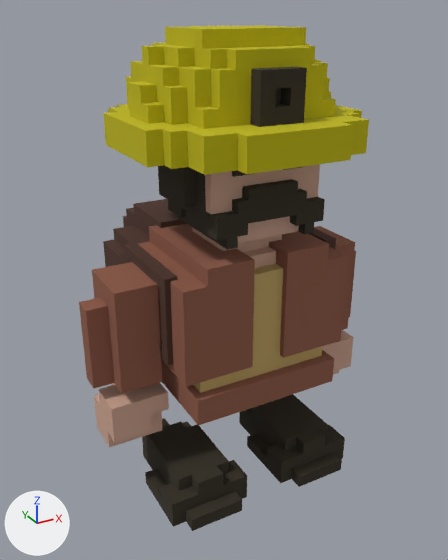
Before and after pictures for a commit that changed the FBX model Assets/Resources/Models3D/Modelos/Minero.fbx.
Before and after are seen from a camera (50 mm lens) standing at (-1.079, -1.889, 1.774) and looking at (0.008, 0.087, 0.785). The lights are fixed; the arrows at lower left show +X, +Y and +Z. The picture after the commit comes second. Where no turn or scale is listed for an object, it has been applied to the vertices.

The first picture shows 'PlayerFootModel.L', 'PlayerFootModel.R', 'PlayerModel'.
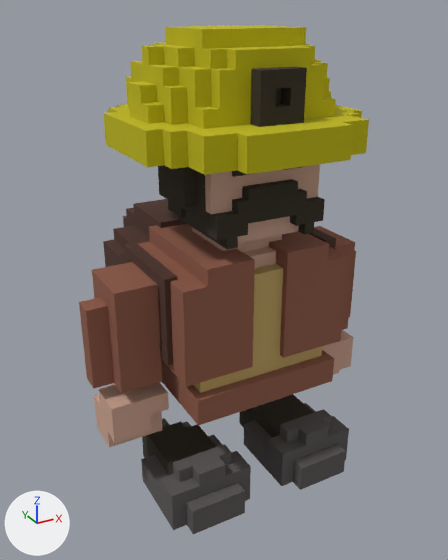
Location of each change, [x1, y1, x2, y2] in pixels of the pictures (448 x 560 px):
'MejoraFootModel.R', added
    after: [141, 435, 251, 534]
'MejoraFootModel.L', added
    after: [244, 403, 349, 490]
'PlayerFootModel.R', unchanged, covered by the edit
    before: [142, 418, 247, 531]
    after: [142, 418, 216, 475]
'PlayerFootModel.L', unchanged, covered by the edit
    before: [239, 394, 345, 487]
    after: [239, 394, 314, 448]

Patch to the scene script:
```diff
--- a/Assets/Resources/Models3D/Modelos/Minero.fbx.py
+++ b/Assets/Resources/Models3D/Modelos/Minero.fbx.py
@@ mat_metal_003 @@
+mat_metal_003 = principled_material('Metal.003')
+mat_metal_003.base_color = (0.104, 0.0937, 0.0937)  # dark grey #5b5656
+mat_metal_003.roughness = 1.0
@@ me_cube_031 @@
+me_cube_031.from_pydata(...)  # 42 vertices, 28 faces; spans x -0.172..0.159, y -0.294..0.061, z -0.002..0.213
+me_cube_031.materials.append(mat_metal_003)  # dark grey #5b5656
@@ me_cube_029 @@
+me_cube_029.from_pydata(...)  # 42 vertices, 28 faces; spans x -0.159..0.172, y -0.294..0.061, z -0.002..0.213
+me_cube_029.materials.append(mat_metal_003)  # dark grey #5b5656
@@ ob_mejorafootmodel_l @@
+ob_mejorafootmodel_l = bpy.data.objects.new('MejoraFootModel.L', me_cube_031)
+ob_mejorafootmodel_l.location = (0.246, -0.034, 0.001)
@@ ob_mejorafootmodel_r @@
+ob_mejorafootmodel_r = bpy.data.objects.new('MejoraFootModel.R', me_cube_029)
+ob_mejorafootmodel_r.location = (-0.246, -0.034, 0.001)
```
